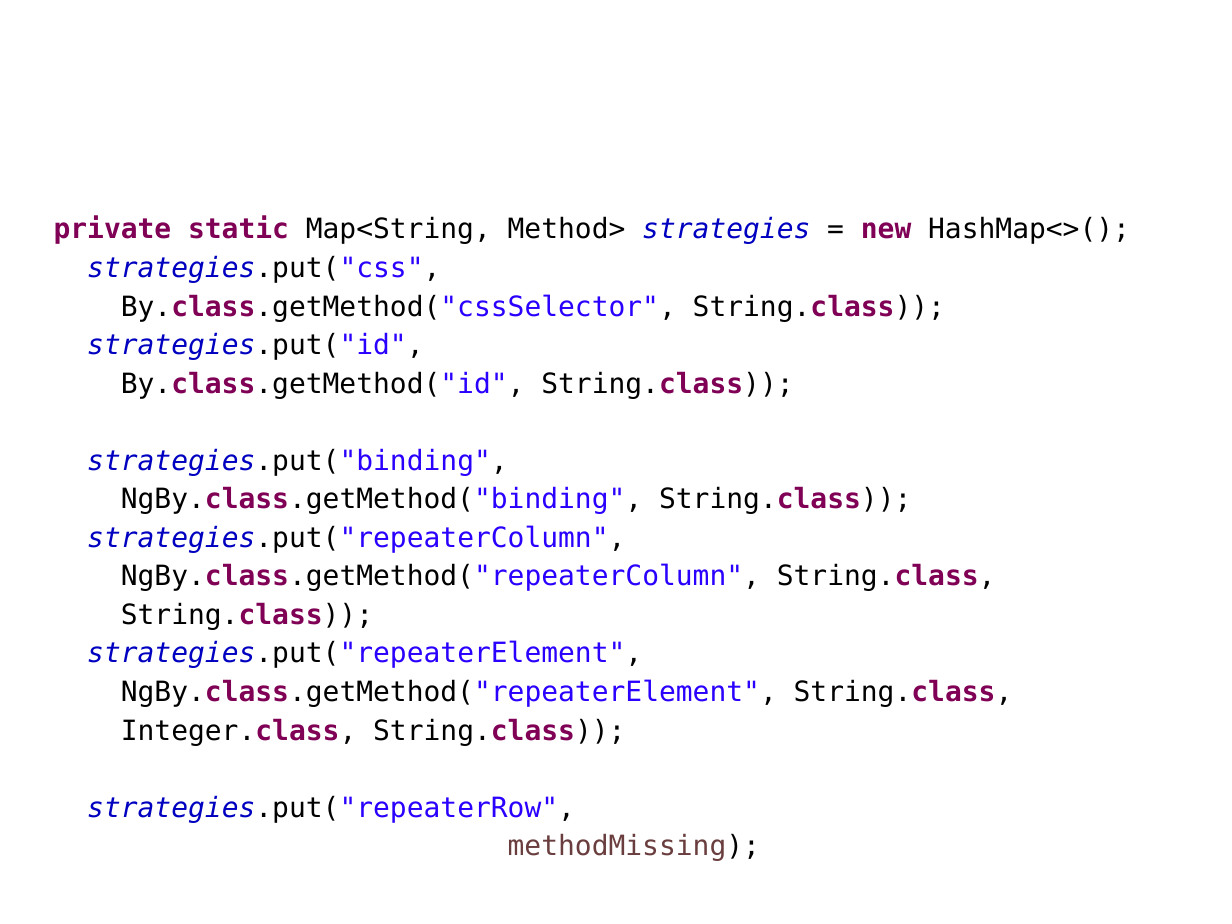
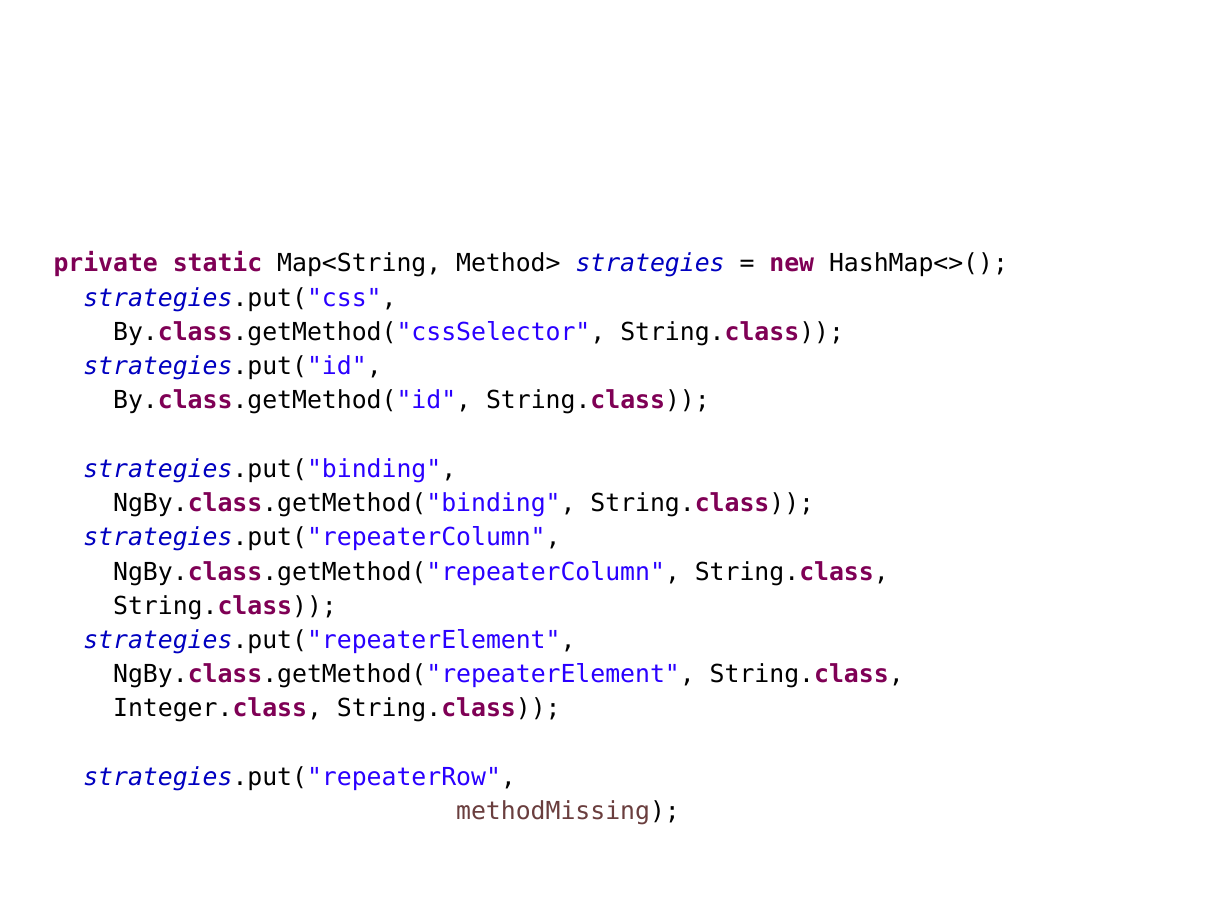
Before and after one commit to sergueik/SKDF, a slide deck: slide 19 of SKDF.odp (slide 14 before the commit). Drawn at 1232x924 pixels with LibreOffice and Linux fonts; fonts in the diff are those of the drawing; background and template pictures are left out. Boxes give left, top, right and bottom in pixels: in the first picture for what was removed or moved away, otherwise in the second. Text is boxed around its words. In the diff, an @@ line names an element or a change of style, - is before the commit and + after.

```diff
--- a/SKDF.odp
+++ b/SKDF.odp
@@ text "private static Map<String, Method> strategies ...": place and size @@
-text "private static Map<String, Method> strategies ..." at <box>54,216,1130,861</box>
+text "private static Map<String, Method> strategies ..." at <box>54,251,1008,825</box>
@@ text "private static Map<String, Method> strategies ..." at <box>54,251,1008,825</box>: size 18 to 16 pt @@
```
Also in this commit, not shown: 9 other slides changed, 6 slides added, 1 other file.
